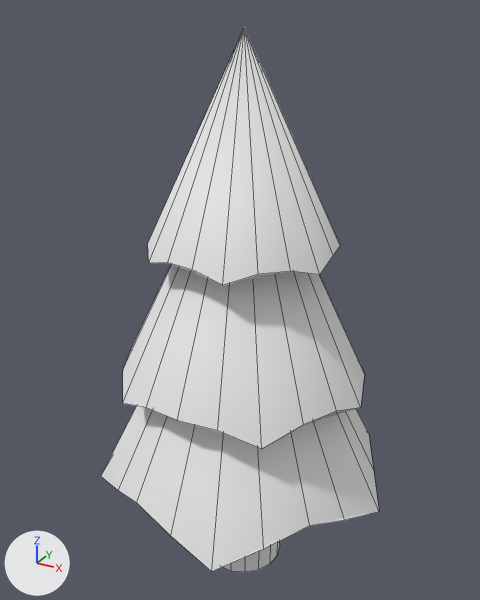
Renders of the FBX model Bitirme/Assets/DenemeModel/Didem/modeller/tree2/tree2.fbx from each side of a commit.
Rendered twice from a 50 mm camera at (3.36, -6.2, 6.77) aimed at (-0.09, 0.07, 3.63). The lights are fixed; the arrows at lower left show +X, +Y and +Z. Mesh edges are drawn as thin lines. Where no turn or scale is listed for an object, it has been applied to the vertices.

The older version as bpy lines, for what is in view:
```python
me_cylinder_004 = bpy.data.meshes.new('Cylinder.004')
me_cylinder_004.from_pydata(...)  # 97 vertices, 82 faces; spans x -1.65..1.82, y -1.73..1.73, z 0.01..6.59
# faces by material slot: [19, 42, 21]
me_cylinder_004.materials.append(mat_material_001)  # white #e7e7e7
me_cylinder_004.materials.append(mat_material_002)  # white #e7e7e7
me_cylinder_004.materials.append(mat_material_003)  # white #e7e7e7
ob_agac2 = bpy.data.objects.new('agac2', me_cylinder_004)
ob_agac2.location = (0.0, 0.0, 0.0)
```
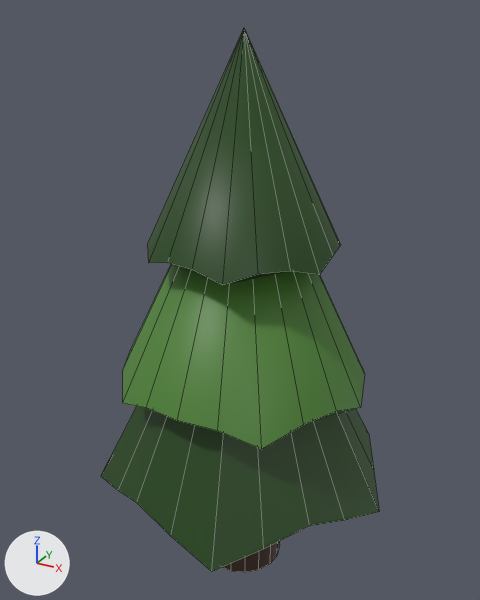
Where the newer file only moved an object's origin or applied its transform, the numbers keep the older frame.

What differs and where, as boxes (x1, y1, x2, y2) in the pictures (480 x 600 px):
```json
{"part": 1, "of": "me_cylinder_004", "change": "recoloured", "before": [223, 541, 280, 572], "after": [223, 541, 280, 572], "on screen": "grey to brown"}
{"part": 2, "of": "me_cylinder_004", "change": "recoloured", "before": [101, 27, 379, 572], "after": [101, 27, 379, 572], "on screen": "white to green"}
{"part": 3, "of": "me_cylinder_004", "change": "recoloured", "before": [123, 264, 364, 449], "after": [123, 264, 364, 449], "on screen": "white to green"}
```

The change, as JSON lines over the scene's bpy script:
```json
{"op": "add", "block": "img_tree2_png", "code": ["img_tree2_png = load_image('tree2.png', '_unpacked/tree2.png', 1024, 1024, 'sRGB')"]}
{"op": "add", "block": "mat_material", "code": ["mat_material = principled_material('Material')", "mat_material.texture = img_tree2_png  # with its transparency"]}
{"block": "me_cylinder_004", "where": "me_cylinder_004.from_pydata(...)  # 97 vertices, 82 faces; spans x -1.65..1.82, y -1.73..1.73, z 0.01..6.59"}
{"block": "me_cylinder_004", "where": "# used by ob_agac2; location = (0.0, 0.0, 0.0)"}
{"block": "me_cylinder_004", "change": "me_cylinder_004 part 1: all 19 faces that had it switch from mat_material_001 (white #e7e7e7) to mat_material (picture img_tree2_png)"}
{"block": "me_cylinder_004", "change": "me_cylinder_004 part 2: all 42 faces that had it switch from mat_material_002 (white #e7e7e7) to mat_material (picture img_tree2_png)"}
{"block": "me_cylinder_004", "change": "me_cylinder_004 part 3: all 21 faces that had it switch from mat_material_003 (white #e7e7e7) to mat_material (picture img_tree2_png)"}
```
